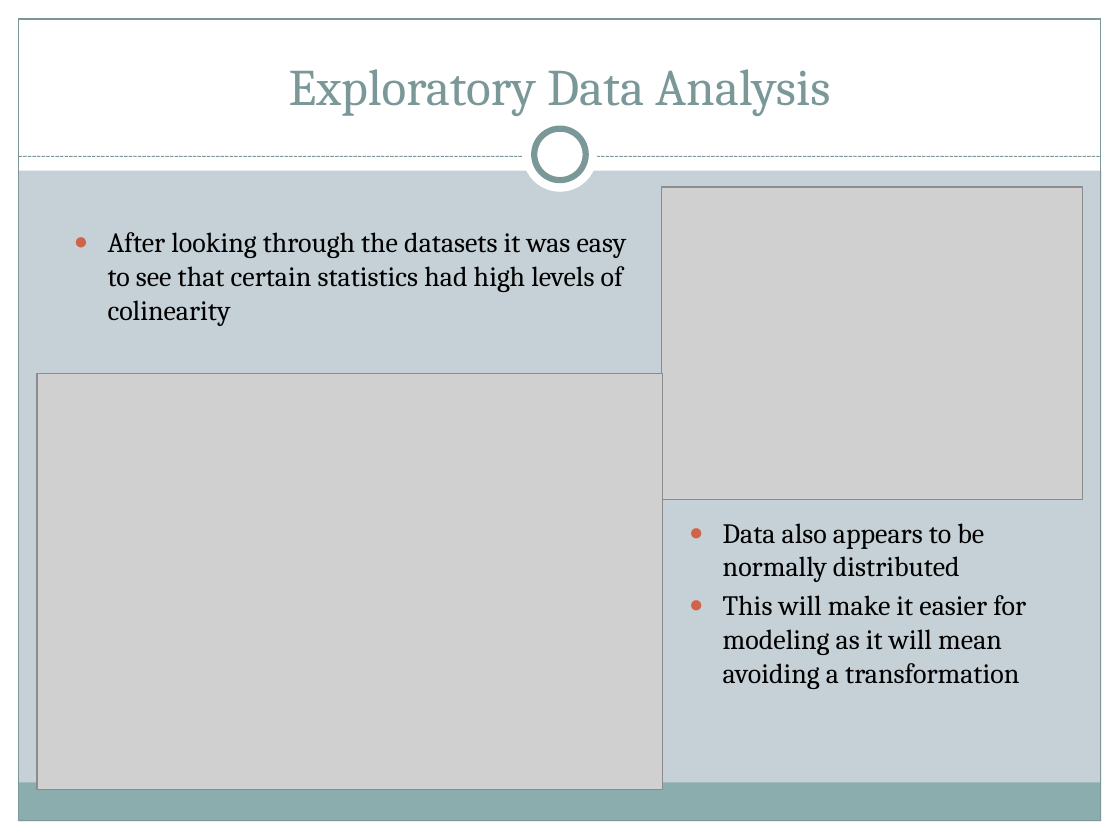
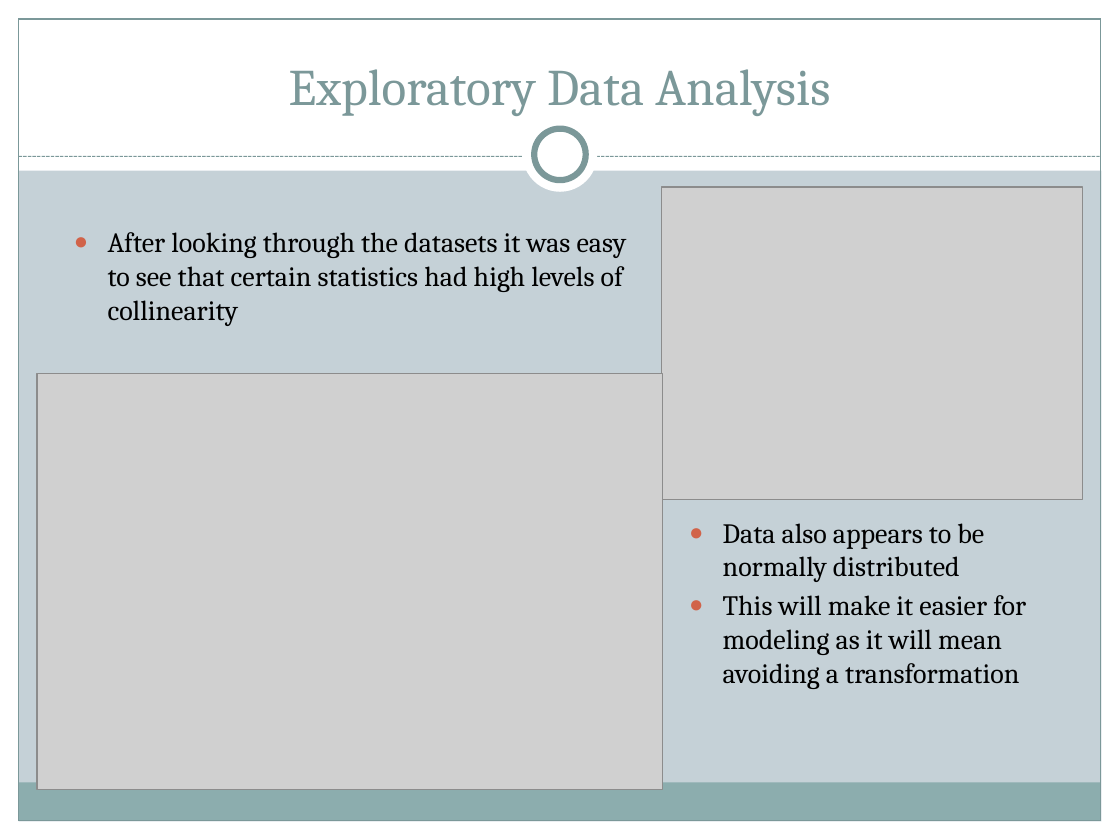
Before and after one commit to themp731/Projects, a slide deck: slide 8 of Final_Data/Deliverables/Presentation.pptx (slide 7 before the commit). Drawn at 1120x840 pixels with LibreOffice and Linux fonts; fonts in the diff are those of the drawing; grey boxes stand for pictures. Boxes give left, top, right and bottom in pixels: in the first picture for what was removed or moved away, otherwise in the second. Text is boxed around its words. In the diff, an @@ line names an element or a change of style, - is before the commit and + after.

```diff
--- a/Final_Data/Deliverables/Presentation.pptx
+++ b/Final_Data/Deliverables/Presentation.pptx
@@ text at <box>108,232,627,326</box>: text changed @@
-● After looking through the datasets it was easy to see that certain statistics had high levels of colinearity
+● After looking through the datasets it was easy to see that certain statistics had high levels of collinearity
```
Also in this commit, not shown: 1 other slide changed, 3 slides added, 3 other files.
